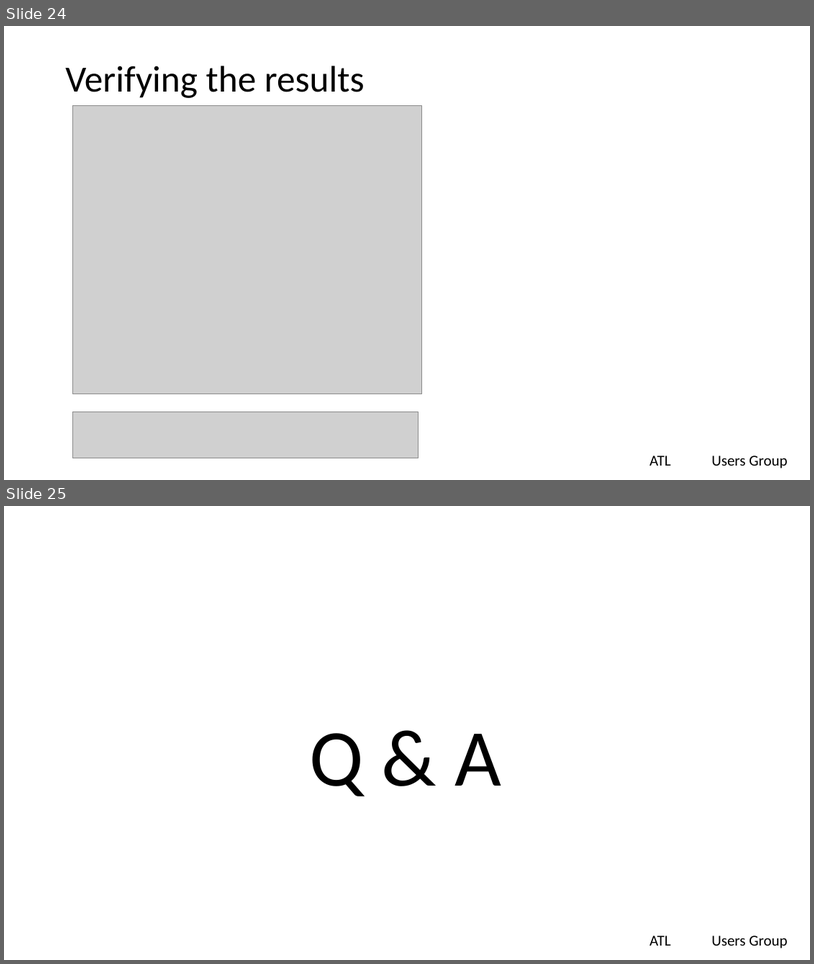
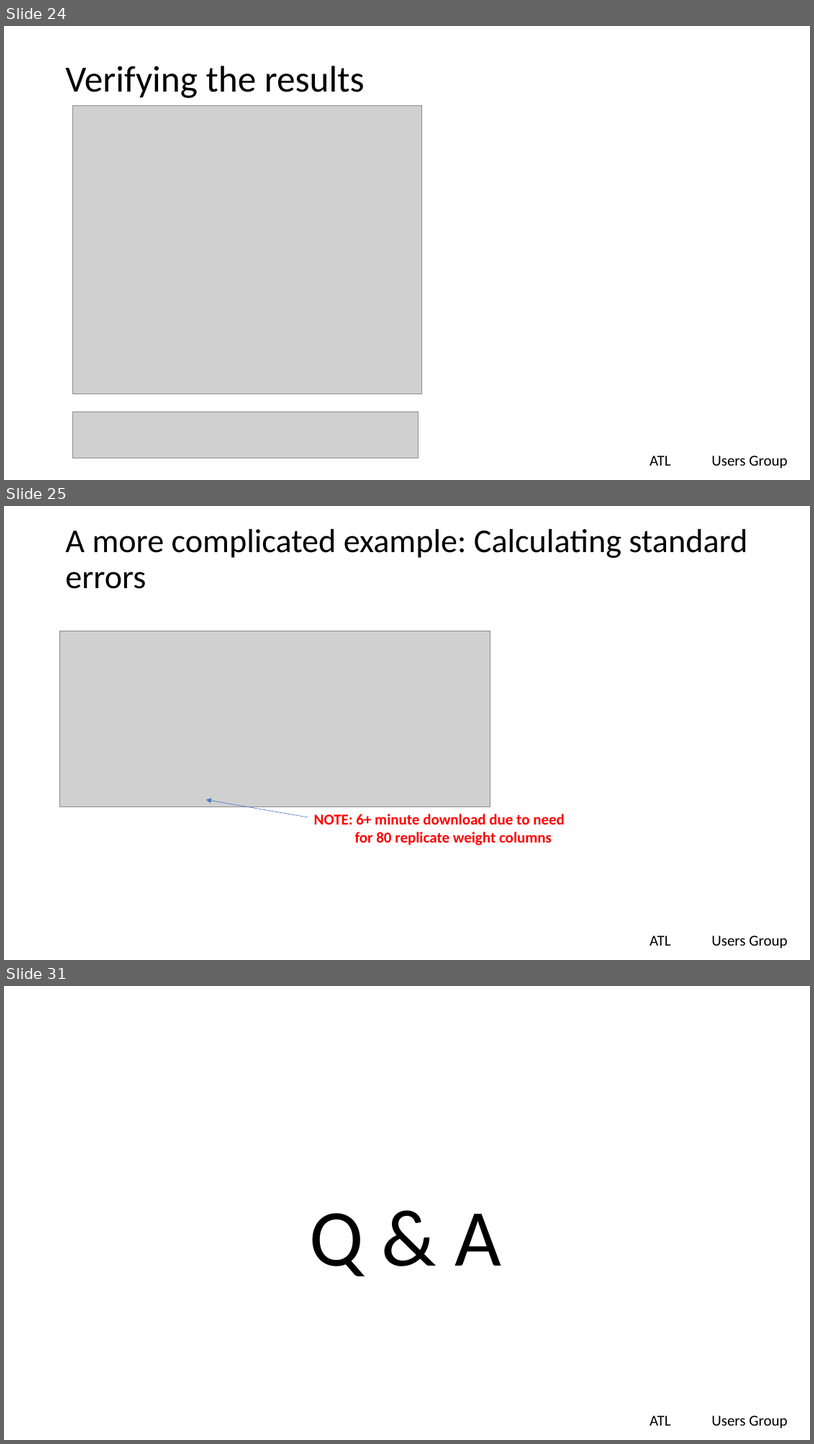
Before and after one commit to lgreski/tidycensus-vs-flatfiles, a slide deck: presentations/tidycensusVsFlatfiles.pptx. Shown one above the other, each under a label of ours: slides 24 and 25 before the commit, slides 24, 25 and 31 after it; the slides between them are not shown. The pictures are 814x964 and 814x1444 pixels, drawn with LibreOffice and Linux fonts; fonts in the diff are those of the drawing; grey boxes stand for pictures; background and template pictures are left out. Boxes give left, top, right and bottom in pixels: in the first picture for what was removed or moved away, otherwise in the second. Text is boxed around its words. In the diff, an @@ line names an element or a change of style, - is before the commit and + after.

Commit message:
completed presentation, code to replicate survey weighting analysis with flat files

```diff
--- a/presentations/tidycensusVsFlatfiles.pptx
+++ b/presentations/tidycensusVsFlatfiles.pptx
@@ slide 25 added at (4, 506, 810, 960), background #FFFFFF; not listed: 2 template elements that a slide beside it also shows @@
@@ title added at (65, 529, 748, 589), 39.6 pt, text #000000 @@
+A more complicated example: Calculating standard errors
@@ picture added at (59, 631, 491, 807) @@
@@ arrow added from (309, 817) to (206, 800), #4472C4 0.5 pt @@
@@ text added at (314, 813, 565, 845), 18 pt, text #FF0000, bold @@
+NOTE: 6+ minute download due to need
+for 80 replicate weight columns
@@ what was slide 25 is now slide 31 @@
```
Also in this commit, not shown: 1 slide changed, 5 other slides added, 1 other file.
